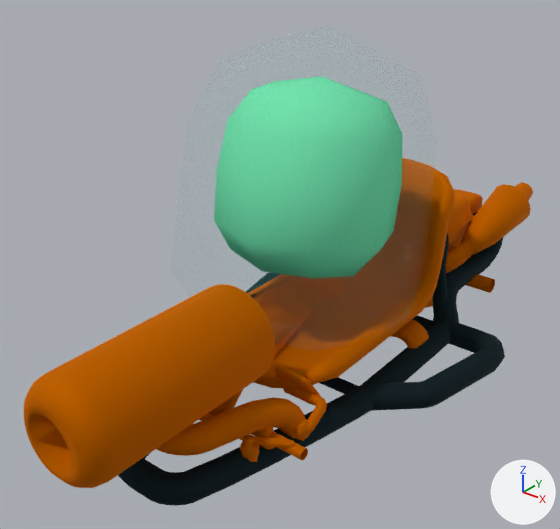
Two versions of the Blender file Assets/Karting/Art/Models/Kart_Classic/KartClassic_Body.blend, one commit apart.
Rendered twice from a 50 mm camera at (1.39, -2.02, 1.6) aimed at (-0.06, -0.21, 0.48). Arrows for +X, +Y and +Z are at lower right; the lights stay in place.

The first picture shows 'Cube.002', 'Kart_Body'.
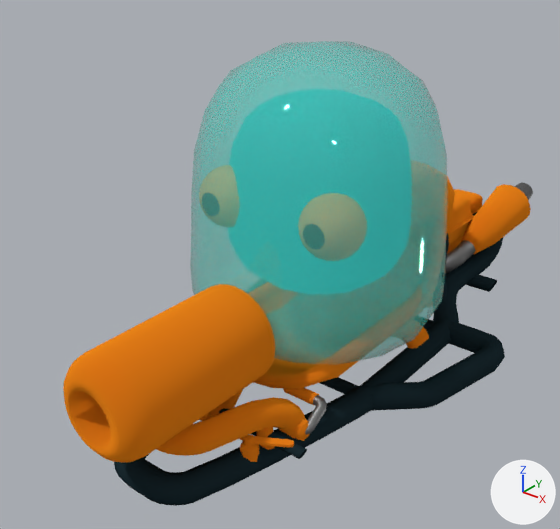
The change, as a diff of the scene's bpy script:
```diff
--- a/Assets/Karting/Art/Models/Kart_Classic/KartClassic_Body.blend.py
+++ b/Assets/Karting/Art/Models/Kart_Classic/KartClassic_Body.blend.py
@@ mat_kartmaterial1 @@
+mat_kartmaterial1 = diffuse_material('KartMaterial1')
+mat_kartmaterial1.base_color = (0.8, 0.226, 0.01)  # orange #e78319
+mat_kartmaterial1.roughness = 0.859
@@ mat_kartmaterial3 @@
+mat_kartmaterial3 = bpy.data.materials.new('KartMaterial3')
+mat_kartmaterial3.use_nodes = True; mat_kartmaterial3.node_tree.nodes.clear()
+_N = mat_kartmaterial3.node_tree.nodes; _L = mat_kartmaterial3.node_tree.links
+n0 = _N.new('ShaderNodeOutputMaterial'); n0.name = 'Material Output'
+n1 = _N.new('ShaderNodeBsdfAnisotropic'); n1.name = 'Glossy BSDF'
+n1.distribution = 'GGX'
+n1.inputs[0].default_value = (0.264, 0.264, 0.264, 1.0)  # 'Color', grey #8c8c8c
+_L.new(n1.outputs[0], n0.inputs[0])  # 'BSDF' to 'Surface'
@@ mat_kartmaterial2 @@
+mat_kartmaterial2 = diffuse_material('KartMaterial2')
+mat_kartmaterial2.base_color = (0.0121, 0.0256, 0.0324)  # dark cyan #1d2c32
@@ me_mesh @@
 # used by ob_kart_body; location = (0.0, 0.0, 0.0); rotation_euler = (1.571, 0.0, 0.0), in degrees (90, 0, 0); scale = (0.01, 0.01, 0.01)
 # verts and faces of me_mesh; kept vertices keep their numbers, new ones are numbered from 3697
-me_mesh.from_pydata(...)  # 3697 vertices, 3561 faces; spans x -54.0..54.0, y 2.0..77.0, z -103.0..118.0
+me_mesh.from_pydata(...)  # 3473 vertices, 3333 faces; spans x -54.0..54.0, y 2.0..77.0, z -103.0..106.0
+# me_mesh part 1: the loose piece of 112 vertices spanning x 9.0..22.0, y 10.0..26.0, z 31.0..44.0 is deleted
+# me_mesh part 2
+for i in [1506, *range(1509, 1514)]: verts[i] += (0.0, -1.0, 43.0)
+verts[1507] = (-25.0, 26.0, 38.0)  # moved
+verts[1508] = (-22.0, 27.0, 37.0)  # moved
+# me_mesh part 3
+for i in [1621, 1622, 1623]: verts[i] += (-1.0, 0.0, 0.0)
+# me_mesh part 4
+for i in [1626, 1627, 1633]: verts[i] += (2.0, 0.0, 0.0)
+# me_mesh part 5
+# 128 vertices in x -16.0..16.0, y 22.0..53.0, z 110.0..118.0 move by (0.0, 0.0, -12.0)
+# 32 vertices in x -14.0..14.0, y 24.0..51.0, z 116.0 move by (0.0, 0.0, -13.0)
+# me_mesh part 6: 2044 faces spanning x -30.0..35.0, y 2.0..67.0, z -99.0..106.0 switch from mat_kartracermaterial1 (orange #ff8300) to mat_kartmaterial1 (orange #e7831a)
+# me_mesh part 7: 32 faces spanning x -34.0..34.0, y 11.0..19.0, z -71.0..60.0 switch from mat_kartracermaterial1 (orange #ff8300) to mat_kartmaterial2 (dark cyan #1d2c32)
+# me_mesh part 8: 347 faces spanning x -28.0..32.0, y 10.0..50.0, z -103.0..49.0 switch from mat_kartracermaterial1 (orange #ff8300) to mat_kartmaterial3
+# me_mesh part 9: 910 faces spanning x -54.0..54.0, y 2.0..47.0, z -98.0..94.0 switch from mat_kartracermaterial2 (dark cyan #27393f) to mat_kartmaterial2 (dark cyan #1d2c32)
@@ me_cube_004 @@
 me_cube_004.from_pydata(...)  # 24 vertices, 20 faces; spans x -1.54..1.54, y -1.54..1.54, z -1.54..1.54
-me_cube_004.materials.append(mat_inner_skin)  # green #76e7b0
-me_cube_004.materials.append(mat_material_007)  # cyan #53e7da
+me_cube_004.materials.append(mat_inner_skin_1)  # cyan #1ca39f
+me_cube_004.materials.append(mat_outer_skin)  # cyan #53e7da
@@ ob_cube_002 @@
 ob_cube_002 = bpy.data.objects.new('Cube.002', me_cube_004)
-ob_cube_002.location = (-0.088, 0.001, 0.718)
-ob_cube_002.rotation_euler = (-0.159, 0.0, 0.0)  # degrees (-9.1, 0, 0)
-ob_cube_002.scale = (0.364, 0.364, 0.364)
+ob_cube_002.location = (-0.004, -0.063, 0.71)
+ob_cube_002.scale = (0.347, 0.347, 0.347)
 _m = ob_cube_002.modifiers.new('Subsurf', 'SUBSURF')
+_m.levels = 2
 _m.render_levels = 1
```

Location of each change, (x1, y1, x2, y2) in pixels of the pictures (560 x 529 px; the box of a moved part takes in the faces that stretch with it):
'Cube.002', recoloured, moved, rescaled, modifiers changed, turned (grey to cyan): before (170, 24, 438, 351); after (190, 41, 448, 365)
'Kart_Body', reshaped (8% narrower): before (24, 169, 533, 506); after (63, 176, 533, 506)
part 1 of me_mesh, deleted: before (274, 366, 320, 396)
part 2 of me_mesh, moved or reshaped (not visible afterwards): before (275, 344, 283, 355)
part 3 of me_mesh, moved or reshaped: before (251, 433, 308, 460); after (251, 433, 306, 459)
part 4 of me_mesh, moved or reshaped: before (469, 274, 495, 289); after (470, 274, 498, 289)
part 5 of me_mesh, moved or reshaped: before (24, 285, 274, 488); after (63, 285, 274, 463)
part 6 of me_mesh, recoloured: (157, 176, 531, 462) in both
part 7 of me_mesh, recoloured: (219, 283, 495, 457) in both
part 8 of me_mesh, recoloured: (305, 182, 533, 435) in both
part 9 of me_mesh, recoloured: (118, 211, 505, 488) in both
